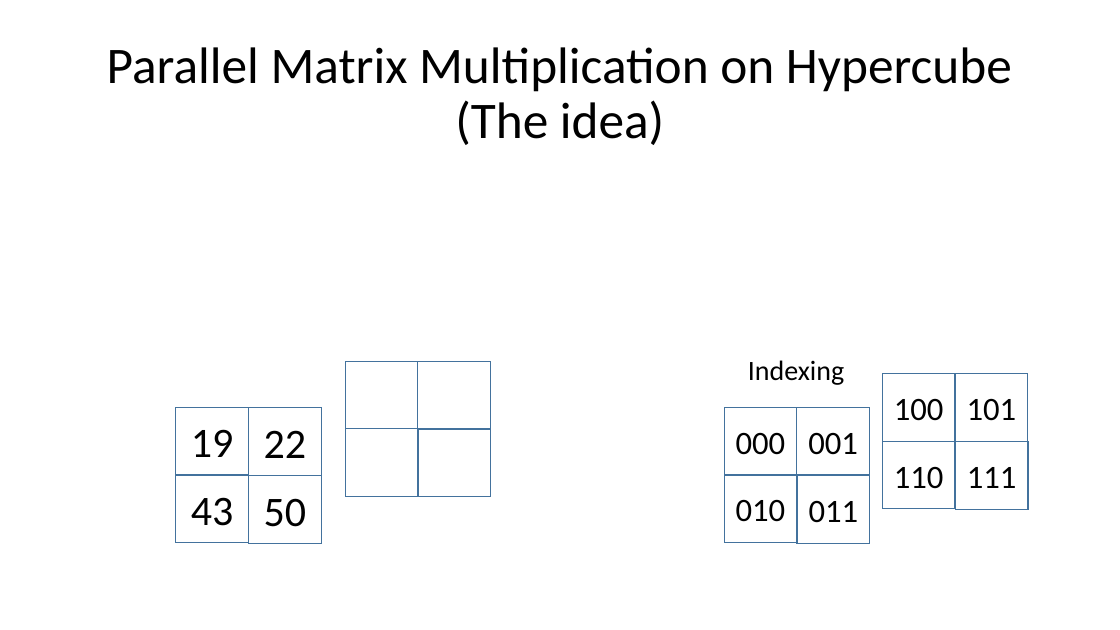
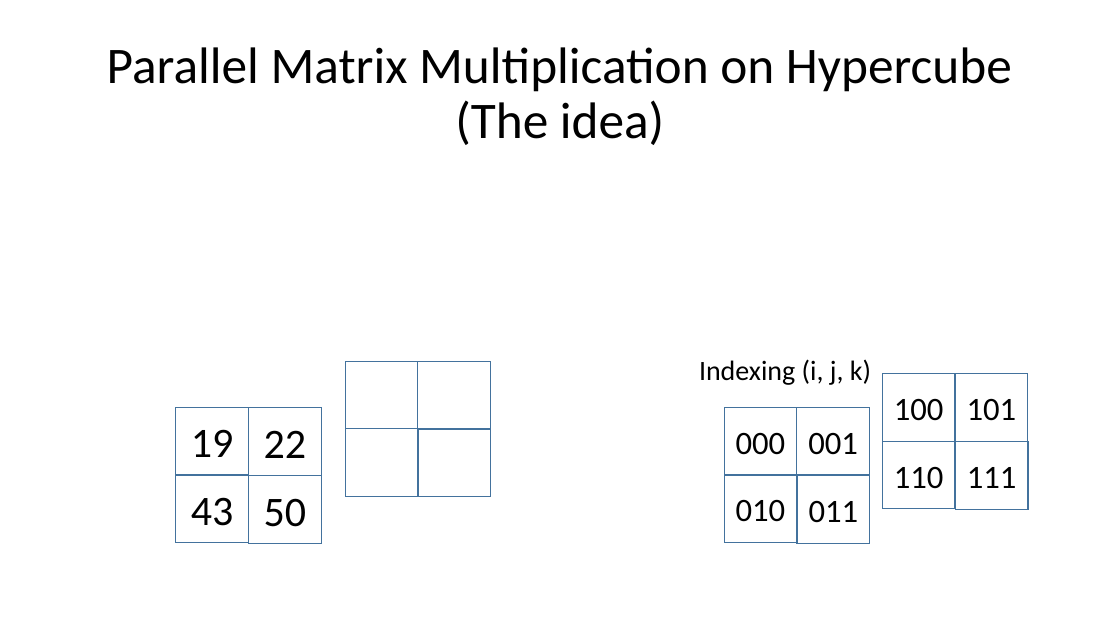
Before and after one commit to badjr/badjr.github.io, a slide deck: slide 11 of mat_mul_transpose.pptx (slide 10 before the commit). Drawn at 1120x630 pixels with LibreOffice and Linux fonts; fonts in the diff are those of the drawing; grey boxes stand for pictures. Boxes give left, top, right and bottom in pixels: in the first picture for what was removed or moved away, otherwise in the second. Text is boxed around its words. In the diff, an @@ line names an element or a change of style, - is before the commit and + after.

```diff
--- a/mat_mul_transpose.pptx
+++ b/mat_mul_transpose.pptx
@@ text at (699, 359, 871, 385): text changed @@
-Indexing
+Indexing (i, j, k)
```
Also in this commit, not shown: 16 other slides changed, 1 slide added.
